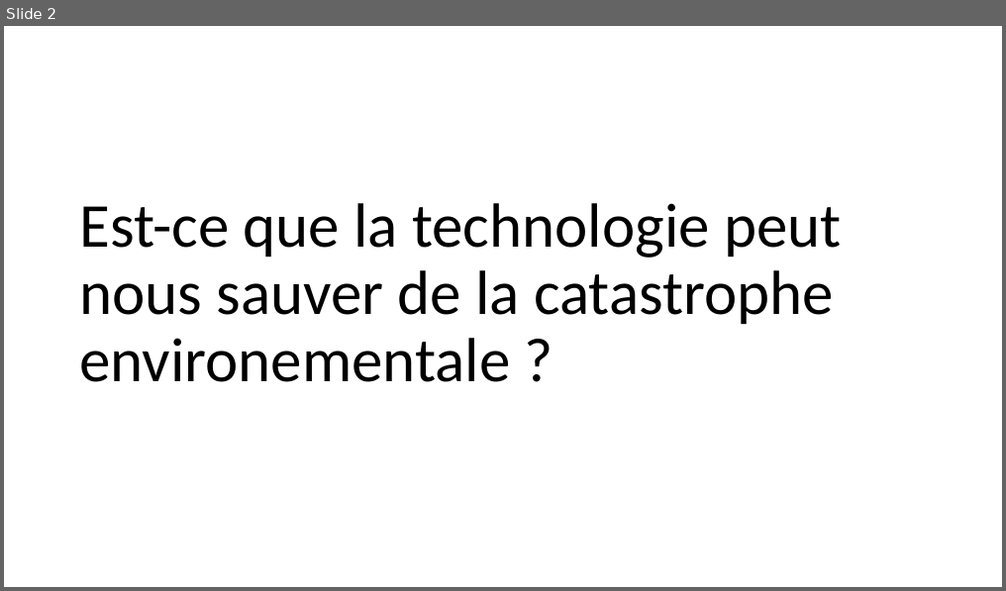
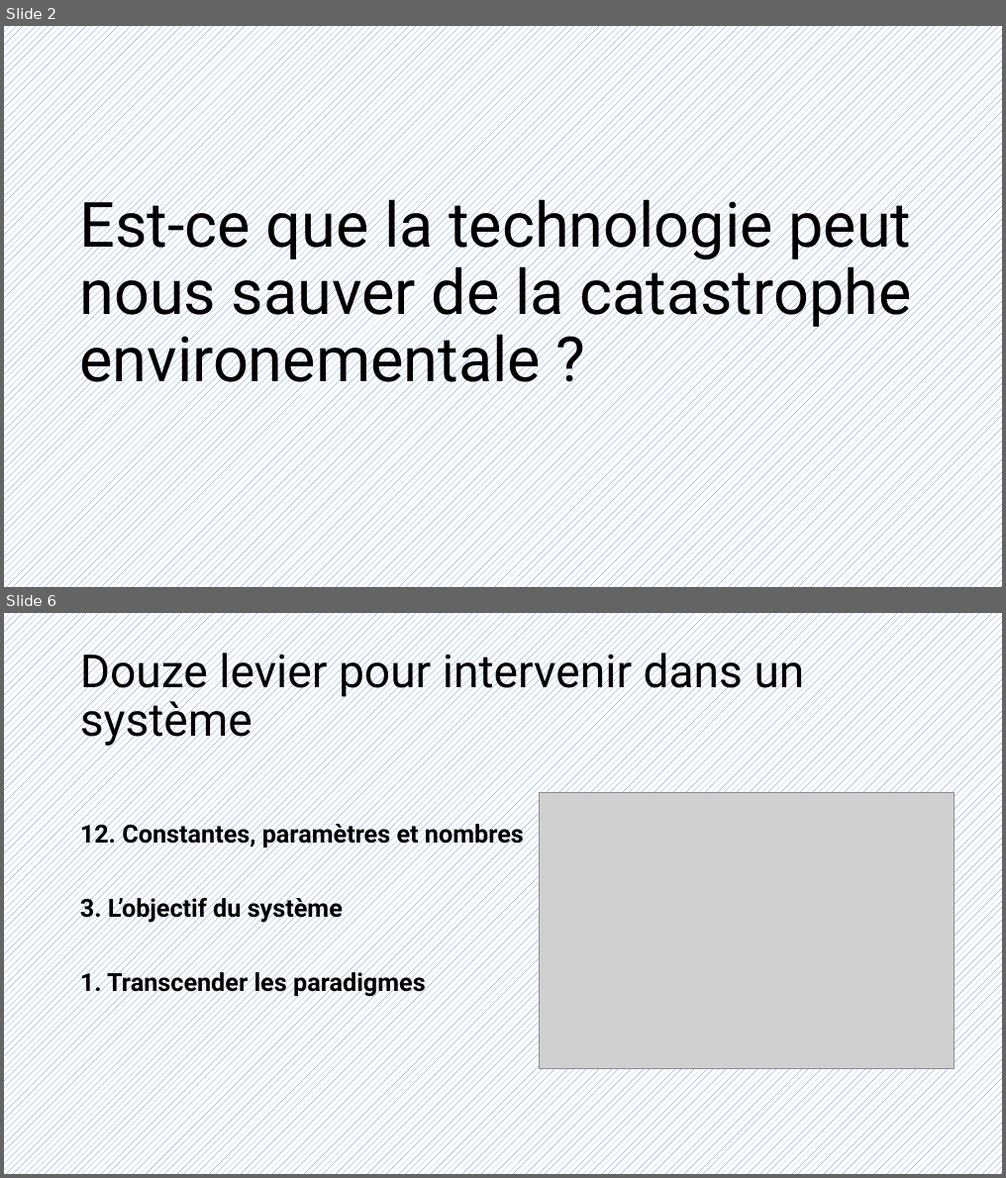
Before and after one commit to HEIGVD-Experience/docs, a slide deck: S4/EXP/files/À-t-on encore besoin d'ingénieurs.pptx. Shown one above the other, each under a label of ours: slide 2 before the commit, slides 2 and 6 after it; the slides between them are not shown. The pictures are 1006x591 and 1006x1178 pixels, drawn with LibreOffice and Linux fonts; fonts in the diff are those of the drawing; grey boxes stand for pictures. Boxes give left, top, right and bottom in pixels: in the first picture for what was removed or moved away, otherwise in the second. Text is boxed around its words. In the diff, an @@ line names an element or a change of style, - is before the commit and + after.

```diff
--- a/S4/EXP/files/À-t-on encore besoin d'ingénieurs.pptx
+++ b/S4/EXP/files/À-t-on encore besoin d'ingénieurs.pptx
@@ slide 6 added at (4,613,1002,1174), background pattern #4472C4 on #FFFFFF @@
@@ title added at (80,646,805,748), 44 pt, text #000000 @@
+Douze levier pour intervenir dans un système
@@ text added at (80,820,524,997), 24 pt, text #000000, bold @@
+12. Constantes, paramètres et nombres
+3. L’objectif du système
+1. Transcender les paradigmes
@@ picture added at (540,792,954,1069) @@
@@ slide 2 changed as well @@
@@ background #FFFFFF to pattern #4472C4 on #FFFFFF @@
@@ title "Est-ce que la technologie peut ..." at (79,190,912,397): font Calibri to Roboto @@
```
Also in this commit, not shown: 1 other slide changed, 7 other slides added, 2 slides removed, 2 other files.
